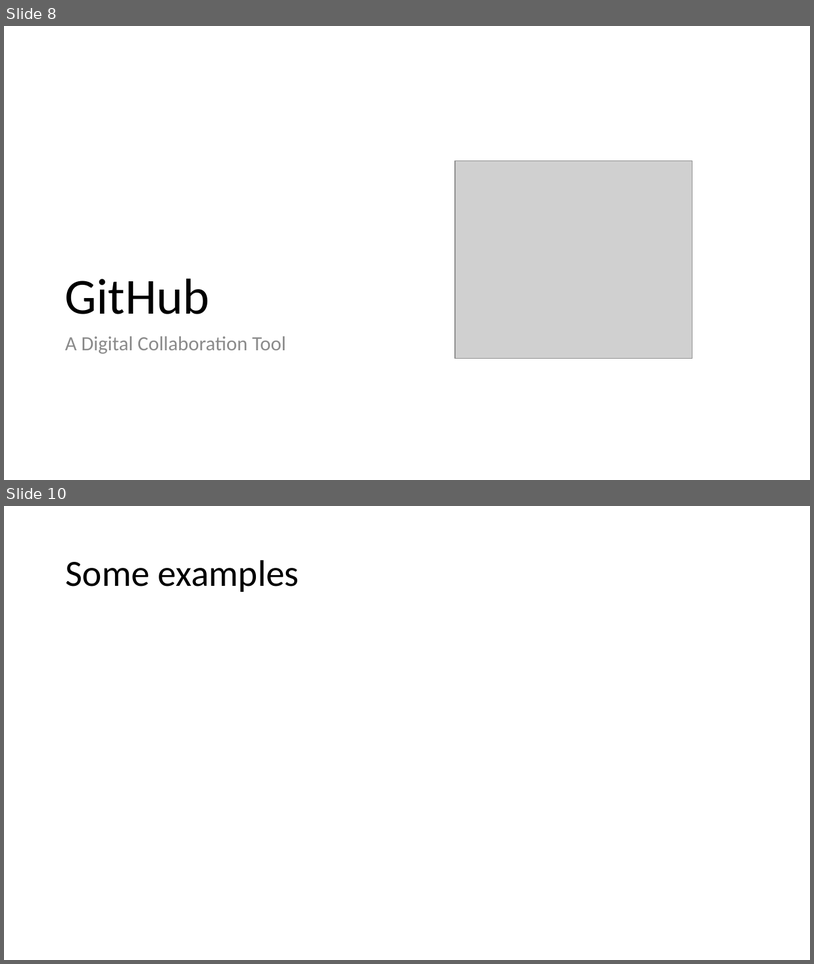
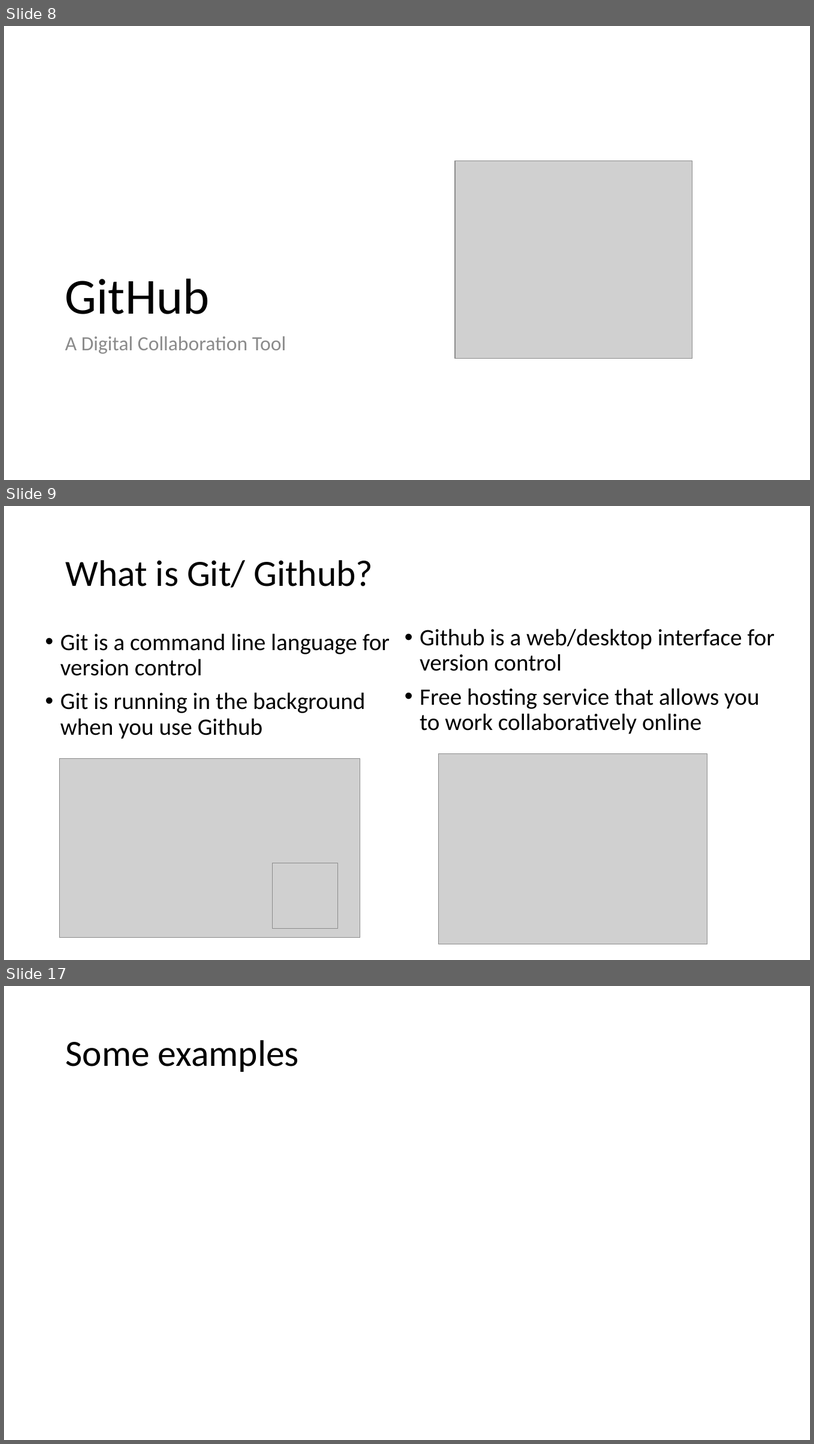
Before and after one commit to ReproducibleQM/n_commandments, a slide deck: pres_deck.pptx. Shown one above the other, each under a label of ours: slides 8 and 10 before the commit, slides 8, 9 and 17 after it; the slides between them are not shown. The pictures are 814x964 and 814x1444 pixels, drawn with LibreOffice and Linux fonts; fonts in the diff are those of the drawing; grey boxes stand for pictures. Boxes give left, top, right and bottom in pixels: in the first picture for what was removed or moved away, otherwise in the second. Text is boxed around its words. In the diff, an @@ line names an element or a change of style, - is before the commit and + after.

Commit message:
Add github slides

```diff
--- a/pres_deck.pptx
+++ b/pres_deck.pptx
@@ slide 9 added at (x1=4, y1=506, x2=810, y2=960), background #FFFFFF @@
@@ title added at (x1=65, y1=560, x2=373, y2=588), 44 pt, text #000000 @@
+What is Git/ Github?
@@ text added at (x1=420, y1=628, x2=775, y2=734), 28 pt, text #000000 @@
+• Github is a web/desktop interface for version control
+• Free hosting service that allows you to work collaboratively online
@@ text added at (x1=60, y1=633, x2=390, y2=739), 28 pt, text #000000 @@
+• Git is a command line language for version control
+• Git is running in the background when you use Github
@@ picture added at (x1=439, y1=754, x2=708, y2=944) @@
@@ picture added at (x1=60, y1=758, x2=360, y2=937) @@
@@ picture added at (x1=273, y1=863, x2=339, y2=929) @@
@@ what was slide 10 is now slide 17 @@
```
Also in this commit, not shown: 1 slide changed, 7 other slides added, 2 slides removed.
